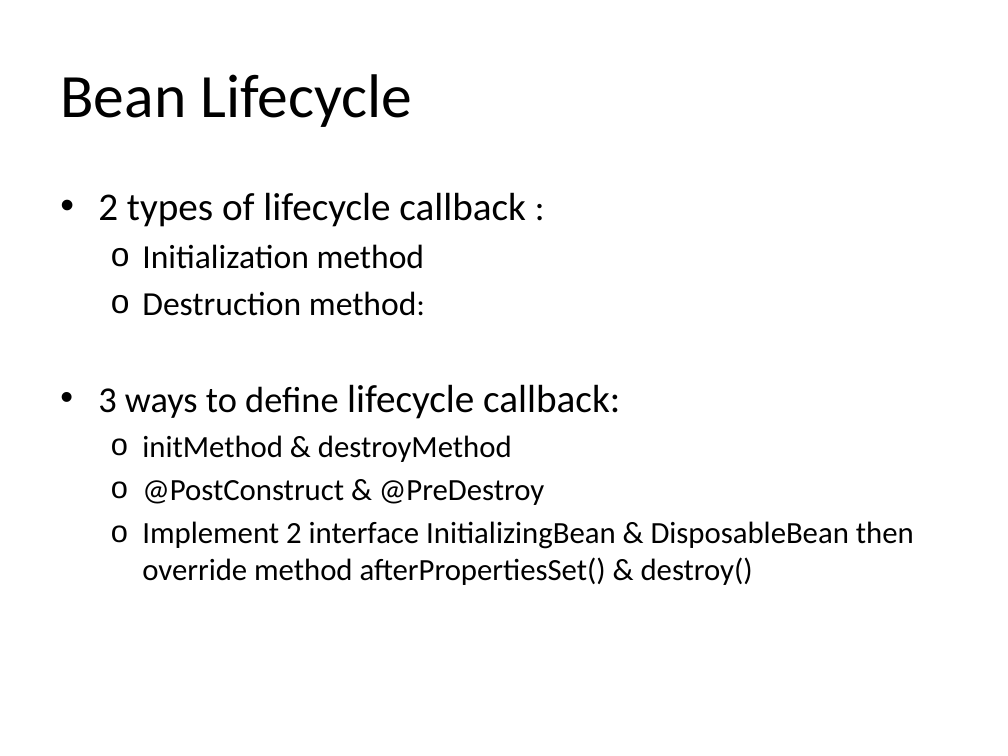
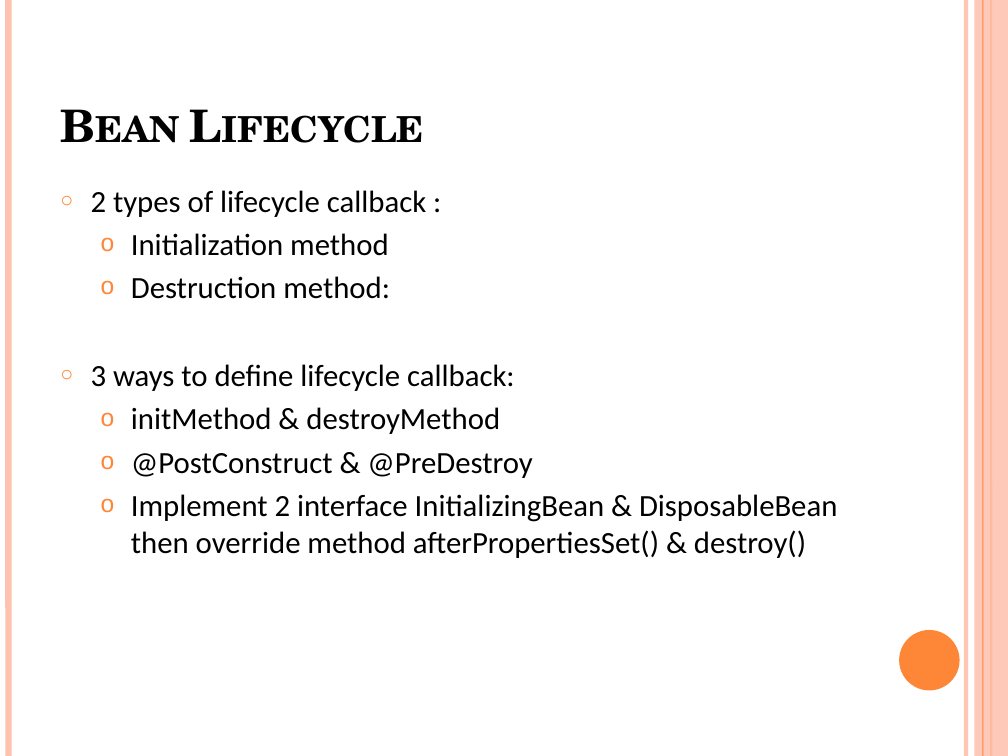
Before and after one commit to java-training-tdt/spring-document, a slide deck: slide 6 of TDT Spring core/slide/Spring Bean.pptx (slide 5 before the commit). Drawn at 1008x756 pixels with LibreOffice and Linux fonts; fonts in the diff are those of the drawing. Boxes give left, top, right and bottom in pixels: in the first picture for what was removed or moved away, otherwise in the second. Text is boxed around its words. In the diff, an @@ line names an element or a change of style, - is before the commit and + after.

```diff
--- a/TDT Spring core/slide/Spring Bean.pptx
+++ b/TDT Spring core/slide/Spring Bean.pptx
@@ line added from (8, 0) to (8, 756), #FEC3AE 4.5 pt @@
@@ line added from (966, 0) to (966, 756), #FEC3AE 3 pt @@
@@ rectangle added at bbox=[975, 0, 1008, 756], fill #FEC3AE at 87% opacity @@
@@ line added from (983, 0) to (983, 756), #FE8637 0.75 pt @@
@@ line added from (991, 0) to (991, 756), #FE8637 1.5 pt @@
@@ title "Bean Lifecycle" at bbox=[50, 30, 874, 156]: size 44 to 32 pt, font Calibri to TeX Gyre Schola, bold on, small capitals on; vertical alignment middle to bottom @@
@@ text "2 types of lifecycle callback ..." at bbox=[91, 190, 837, 558]: size 28 to 22 pt in "2 types of lifecycle callback", "lifecycle callback:"; size 26 to 22 pt in ":", "3 ways to define"; size 24 to 22 pt in "Initialization method", "Destruction method:"; bullet • to ○; indent changed @@
@@ ellipse added at bbox=[899, 630, 960, 690], fill #FE8637 @@
```
Also in this commit, not shown: 4 other slides changed, 2 slides added, 1 slide removed, 3 other files.
